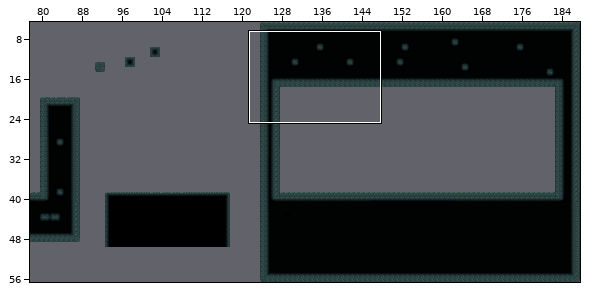
Tiled map: Assets/Levels/Cave/Cave.tmx. The picture above shows the old version from afar; the outline marks the close-up.
Close-up. First the earlier version:
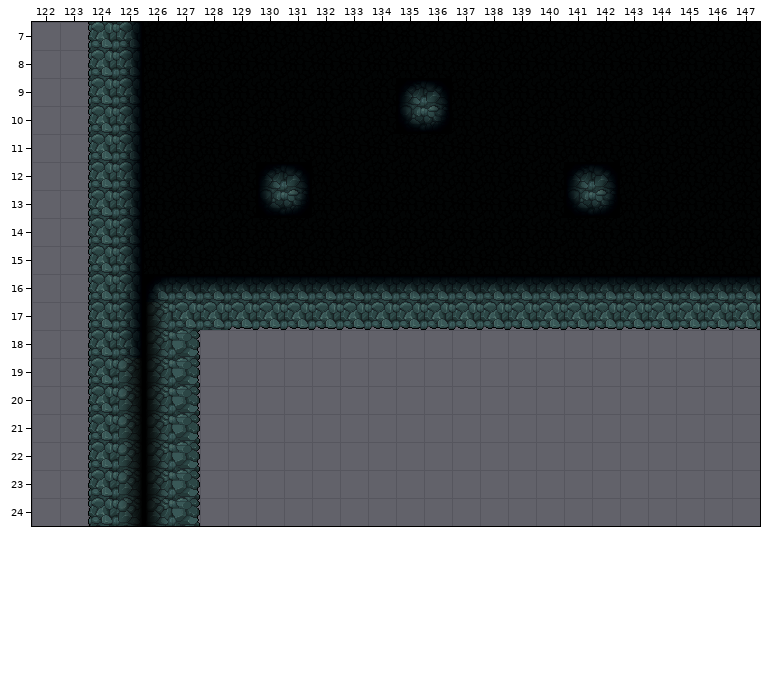
Cells are 32x32 px. Shown: x 122..147, y 7..24. The commit also changed other parts of the map, which this record leaves out.
After the commit:
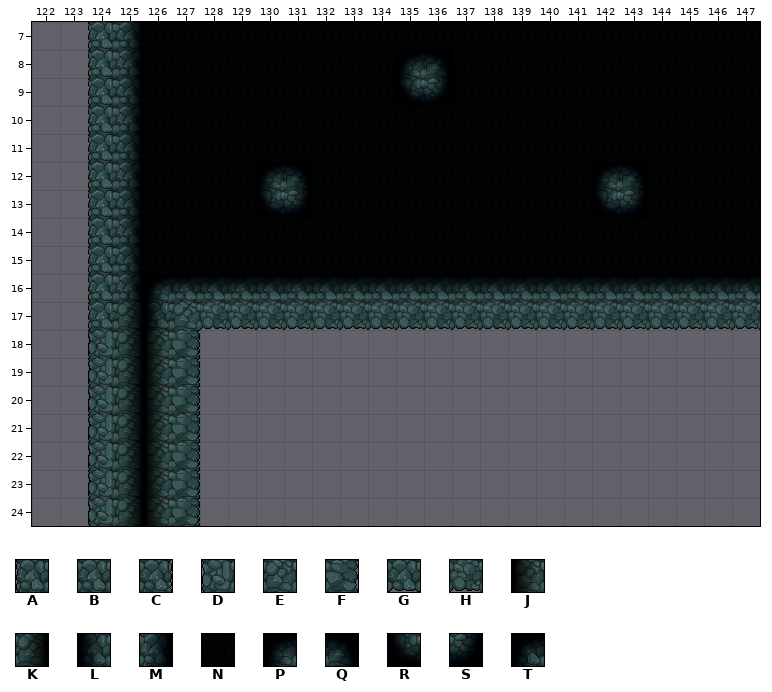
Key: from "Cave": A 40, B 41, C 42, D 44, E 45, F 46, G 73, H 77, J 136, K 138, L 200, M 202, N 326, P 457, Q 458, R 489, S 490, T 523.
_ is an empty cell.
What changed:
Layer "Camada de Blocos 1":
Tile F becomes tile C in rows 18 to 24 at x 127.
Tile B becomes tile E in row 17 at x 127.
Tile B becomes tile H in row 17 at x 128.
Tile G becomes tile H in row 17 at x 129 to 147.
Tile M becomes tile K in row 17 at x 125.
Tile J becomes tile L in row 17 at x 126.
Tile P becomes tile N in row 12 at x 141.
Tile R becomes tile N in row 10 at x 135; in row 13 at x 141.
Tile S becomes tile N in row 10 at x 136.
Tile N becomes tile P in row 8 at x 135.
Tile Q becomes tile P in row 12 at x 142.
Tile T becomes tile P in row 16 at x 126.
Tile N becomes tile Q in row 8 at x 136; in row 12 at x 143.
Tile P becomes tile R in row 9 at x 135.
Tile S becomes tile R in row 13 at x 142.
Tile N becomes tile S in row 13 at x 143.
Tile Q becomes tile S in row 9 at x 136.
Layer "DynamicGrounds":
Tile A becomes tile D in rows 18 to 24 at x 124.
Tile M becomes tile K in row 18 at x 125.
Changed places in both close-ups, as pixel boxes (x1, y1, x2, y2):
changed: (400, 54, 448, 131)
changed: (568, 165, 644, 215)
changed: (88, 279, 760, 526)
